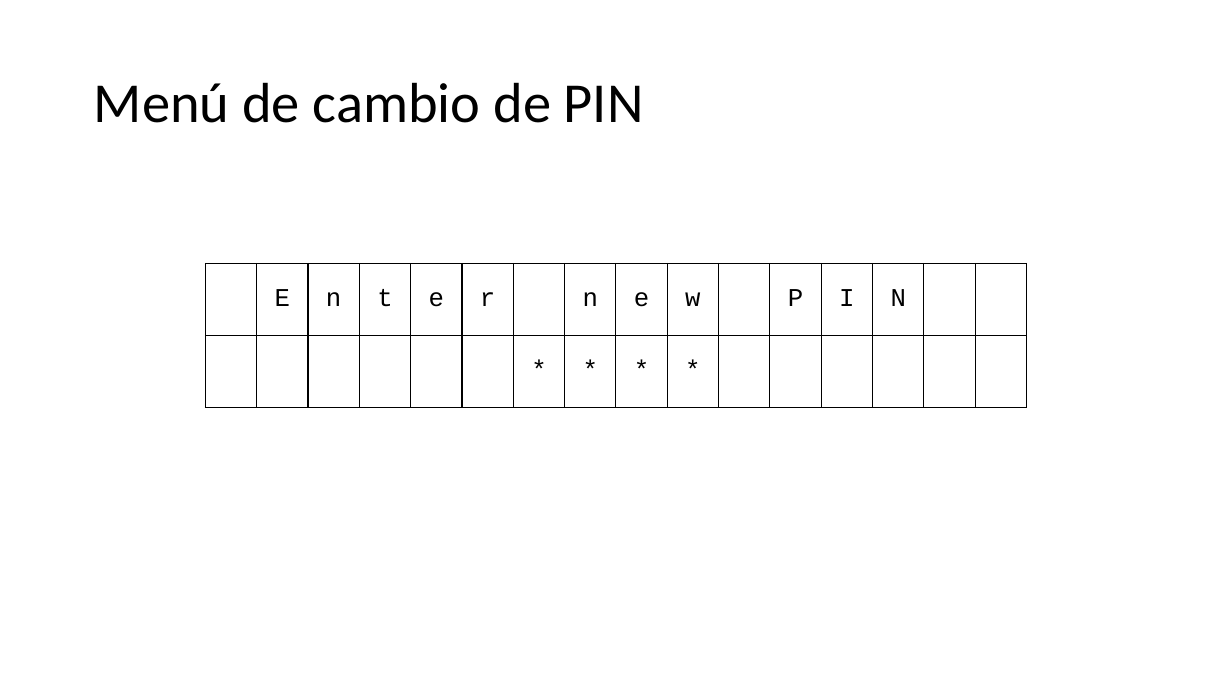
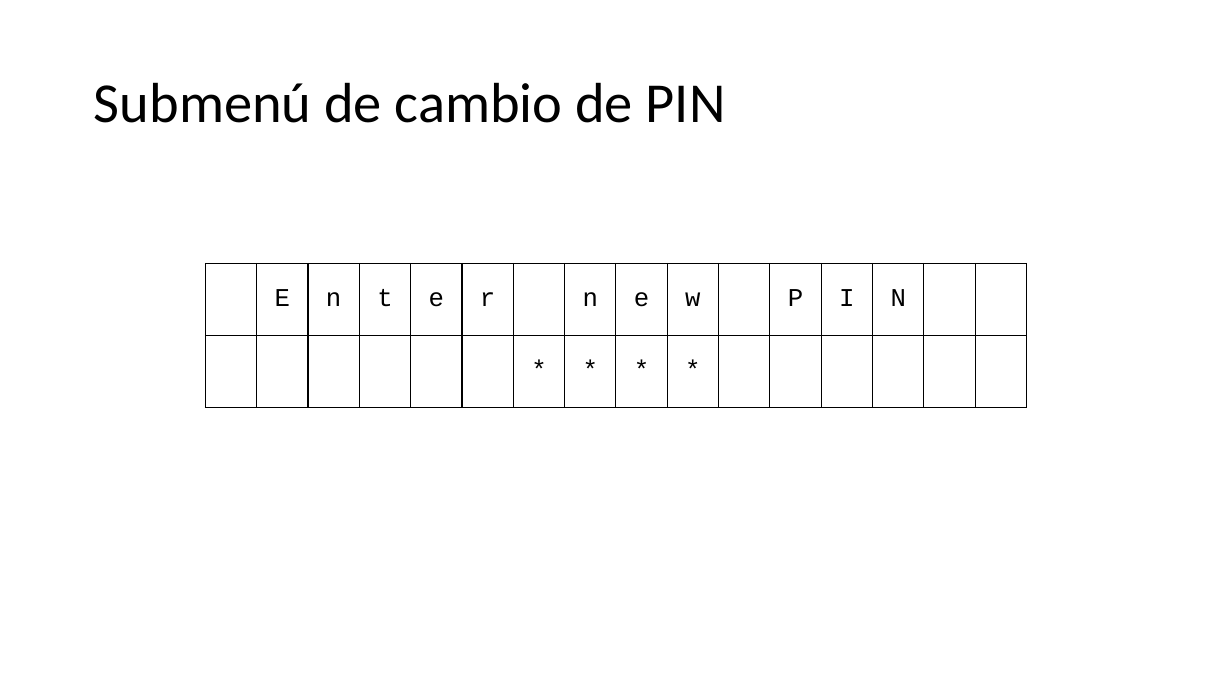
Before and after one commit to JaviHorta/firmware, a slide deck: slide 7 of menus sistema de alarma.pptx (slide 6 before the commit). Drawn at 1232x693 pixels with LibreOffice and Linux fonts; fonts in the diff are those of the drawing. Boxes give left, top, right and bottom in pixels: in the first picture for what was removed or moved away, otherwise in the second. Text is boxed around its words. In the diff, an @@ line names an element or a change of style, - is before the commit and + after.

```diff
--- a/menus sistema de alarma.pptx
+++ b/menus sistema de alarma.pptx
@@ title at bbox=[94, 82, 726, 123]: text changed @@
-Menú de cambio de PIN
+Submenú de cambio de PIN
```
Also in this commit, not shown: 11 other slides changed, 1 slide added, 2 other files.
